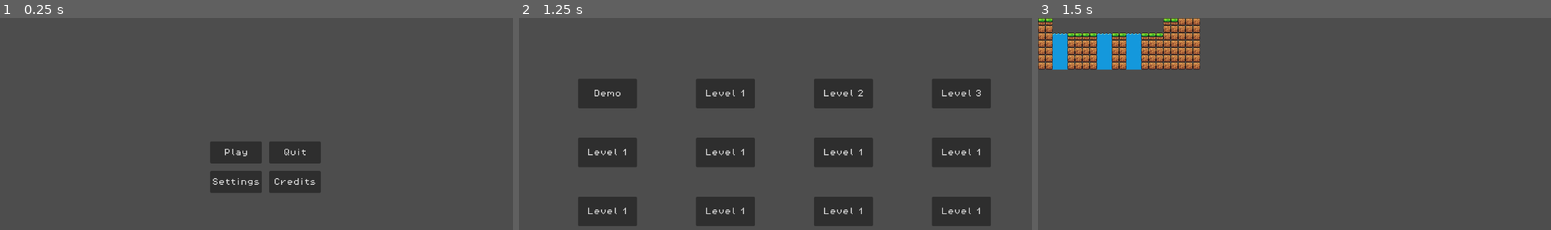
Above: before the commit, frames 1-3 (left to right).
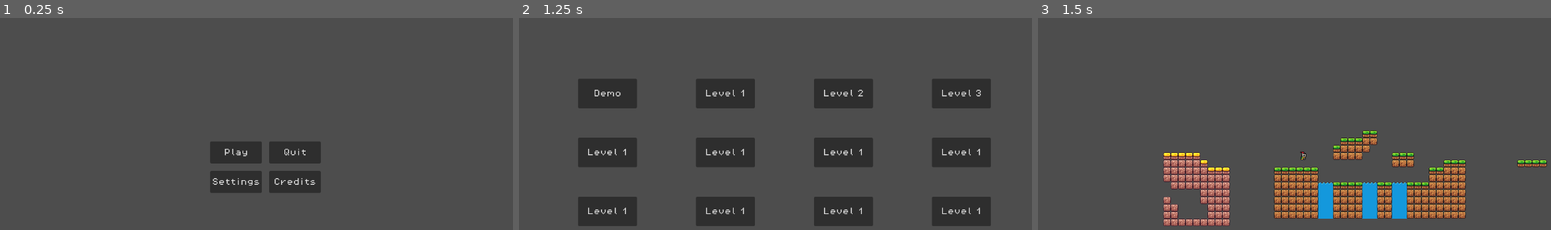
Above: after the commit, the same moments.

Repository: Bwgga/Overleaf
Game: Godot game, scene res://scenes/main_page.tscn
Same seed, same stepped clock (60 frames per second), same inputs: the game is played once before the commit and once after it.
Inputs:
- Up to frame 1 (0.25 s): no input
- Up to frame 2 (1.25 s): click "Play" at 0.5 s
- Up to frame 3 (1.5 s): click "Demo" at 1.25 s

Frames 1-2 are identical in both runs. In frame 3, 18% of the frame differs, in the area x 0-100%, y 0-99%.

Commit message:
added player to demo lvl

Diff:
--- a/scenes/demo_lvl.tscn
+++ b/scenes/demo_lvl.tscn
@@ -1,6 +1,7 @@
-[gd_scene load_steps=2 format=3 uid="uid://dgadb3slcv0m0"]
+[gd_scene load_steps=3 format=3 uid="uid://dgadb3slcv0m0"]
 
 [ext_resource type="PackedScene" uid="uid://bi0b8kon5i34h" path="res://scenes/game.tscn" id="1_uc1ry"]
+[ext_resource type="PackedScene" uid="uid://da32pk1hqejhn" path="res://scenes/player.tscn" id="2_t1e6b"]
 
 [node name="Game" instance=ExtResource("1_uc1ry")]
 
@@ -8,3 +9,10 @@
 layer_0/tile_data = PackedInt32Array(65535, 0, 0, 0, 0, 0, 1, 0, 0, -196604, 0, 0, -262139, 0, 0, -262138, 0, 0, -26213 …(3811 unchanged characters)…
 
 [node name="Demo lvl" type="Node2D" parent="." index="2"]
+
+[node name="Player" parent="Demo lvl" index="0" instance=ExtResource("2_t1e6b")]
+position = Vector2(0, -16)
+
+[node name="Camera2D" type="Camera2D" parent="Demo lvl/Player" index="2"]
+position = Vector2(0, 16)
+position_smoothing_enabled = true
